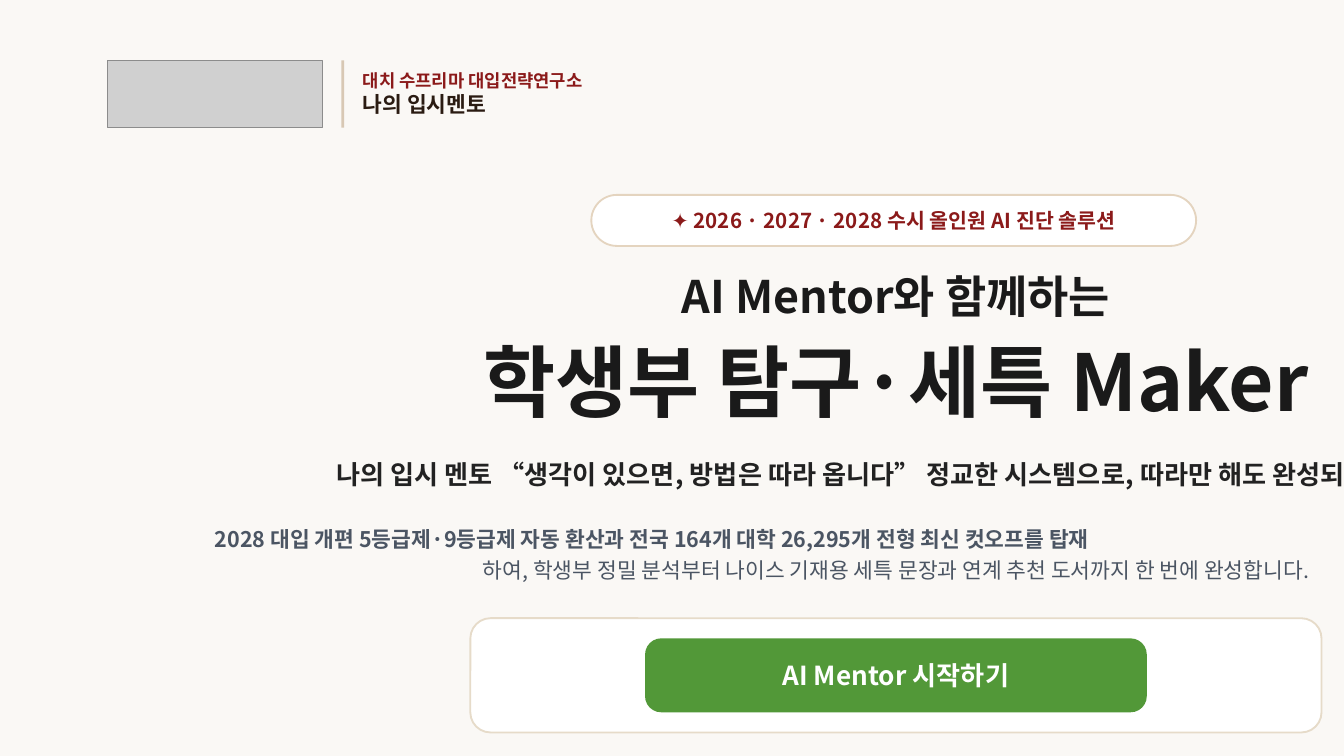
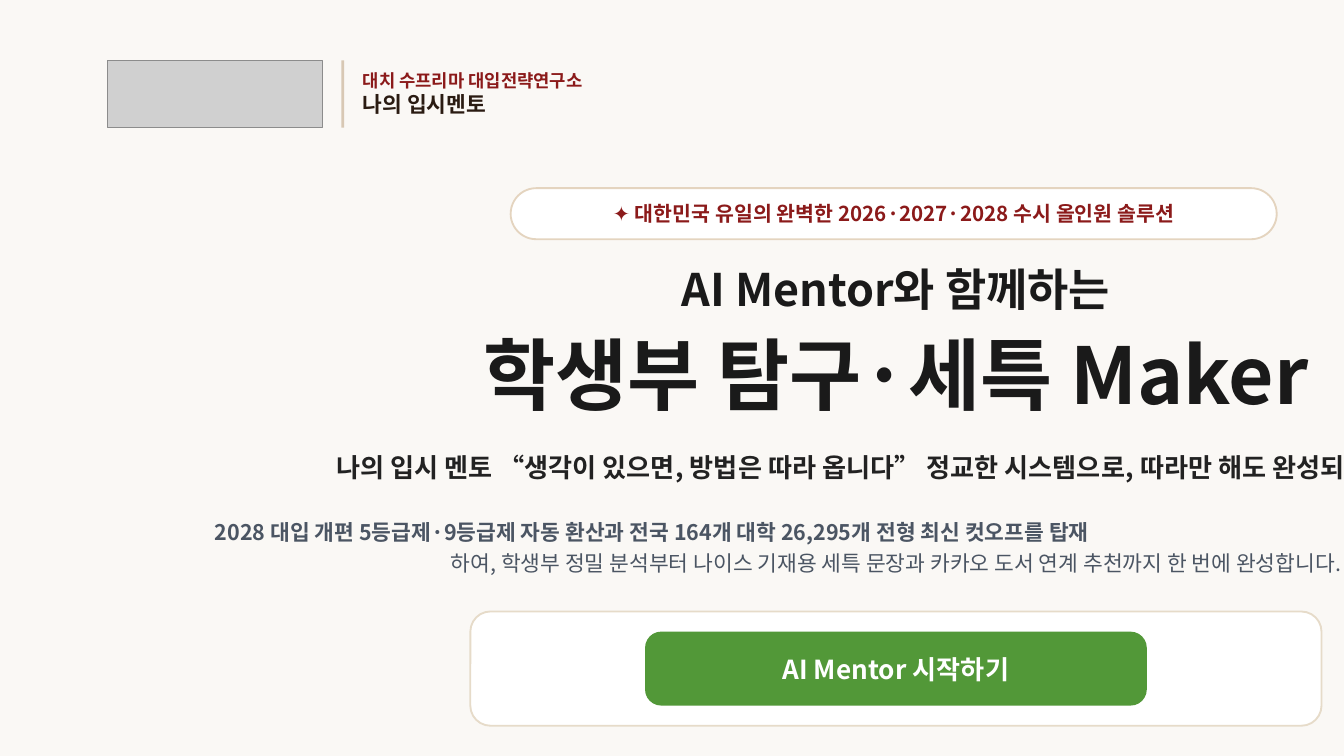
Before and after one commit to ipsicreator/suprema-lab, a slide deck: slide 1 of docs/대치수프리마_나의입시멘토_컨설턴트앱_B2B_제안서.pptx. Drawn at 1344x756 pixels with LibreOffice and Linux fonts; fonts in the diff are those of the drawing; grey boxes stand for pictures. Boxes give left, top, right and bottom in pixels: in the first picture for what was removed or moved away, otherwise in the second. Text is boxed around its words. In the diff, an @@ line names an element or a change of style, - is before the commit and + after.

```diff
--- a/docs/대치수프리마_나의입시멘토_컨설턴트앱_B2B_제안서.pptx
+++ b/docs/대치수프리마_나의입시멘토_컨설턴트앱_B2B_제안서.pptx
@@ rounded rectangle: place and size @@
-rounded rectangle at box(591, 195, 1196, 246)
+rounded rectangle at box(511, 188, 1277, 239)
@@ text at box(635, 203, 1175, 223): text changed @@
-✦ 2026 · 2027 · 2028 수시 올인원 AI 진단 솔루션
+✦ 대한민국 유일의 완벽한 2026·2027·2028 수시 올인원 솔루션
@@ text at box(215, 522, 1341, 575): text changed @@
-2028 대입 개편 5등급제·9등급제 자동 환산과 전국 164개 대학 26,295개 전형 최신 컷오프를 탑재
-하여, 학생부 정밀 분석부터 나이스 기재용 세특 문장과 연계 추천 도서까지 한 번에 완성합니다.
+2028 대입 개편 5등급제·9등급제 자동 환산과 전국 164개 대학 26,295개 전형 최신 컷오프를 탑재
+하여, 학생부 정밀 분석부터 나이스 기재용 세특 문장과 카카오 도서 연계 추천까지 한 번에 완성합니다.
@@ 4 texts, 2 rounded rectangles: place and size @@
-4 texts, 2 rounded rectangles at box(336, 275, 1344, 732)
+4 texts, 2 rounded rectangles at box(336, 268, 1344, 726)
```
Also in this commit, not shown: 7 other slides changed, 3 slides added, 9 other files.
